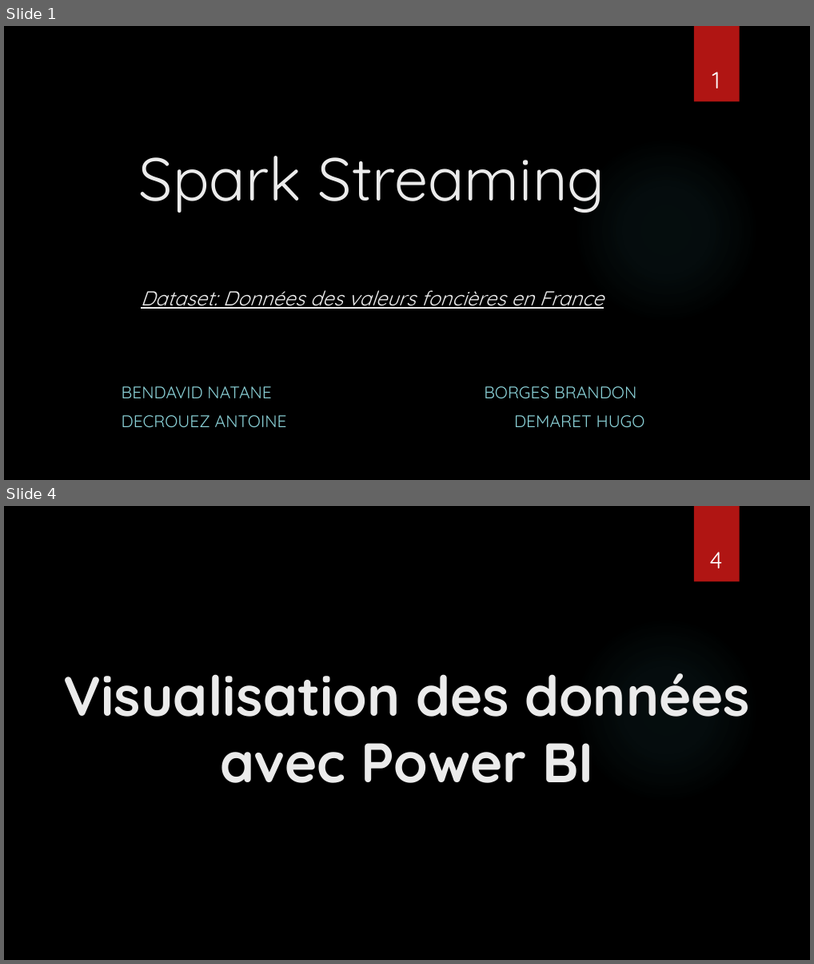
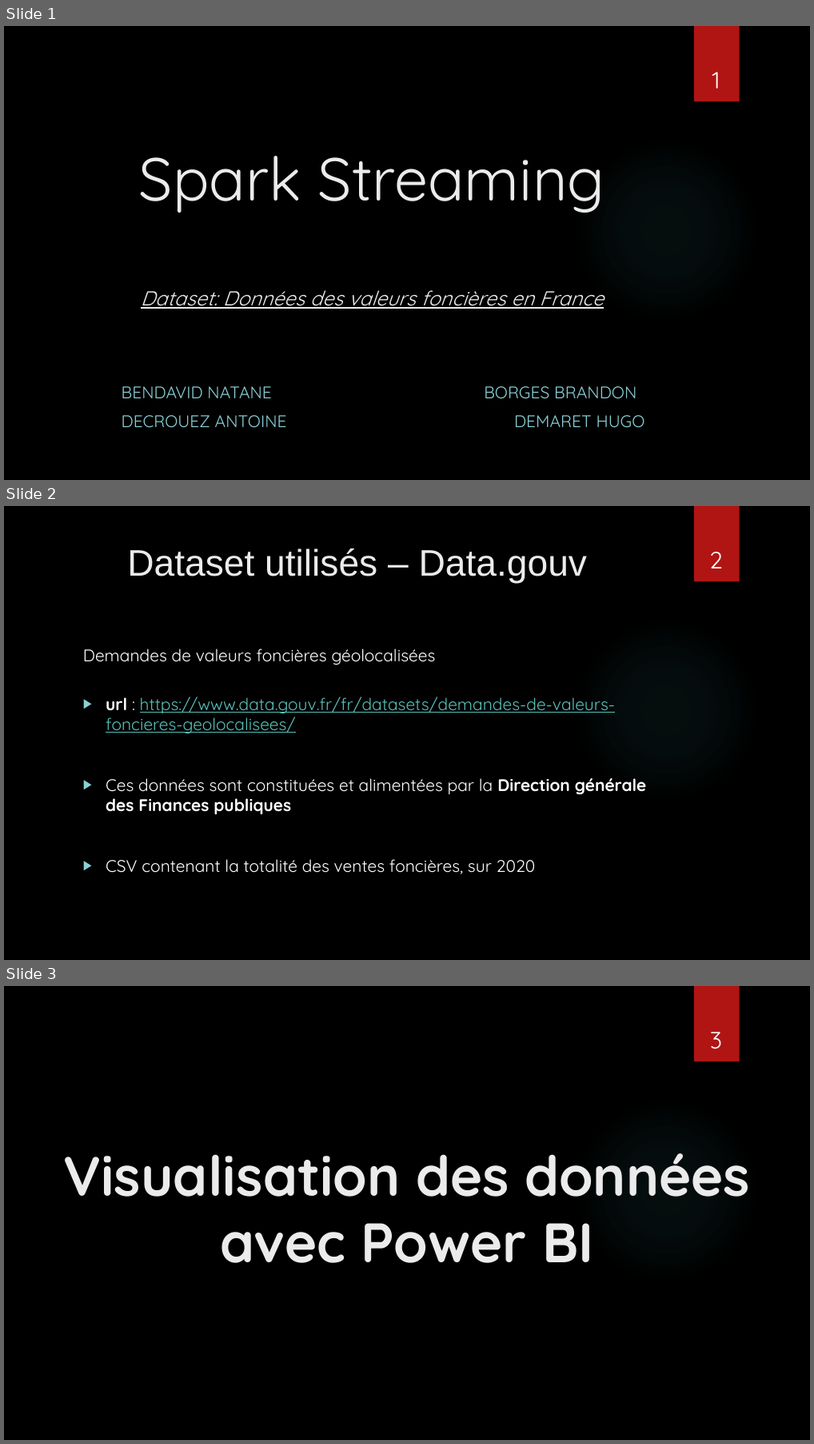
Before and after one commit to natane07/Spark-Streaming-immo, a slide deck: Spark Streaming.pptx. Shown one above the other, each under a label of ours: slides 1 and 4 before the commit, slides 1, 2 and 3 after it; the slides between them are not shown. The pictures are 814x964 and 814x1444 pixels, drawn with LibreOffice and Linux fonts; fonts in the diff are those of the drawing; background and template pictures are left out. Boxes give left, top, right and bottom in pixels: in the first picture for what was removed or moved away, otherwise in the second. Text is boxed around its words. In the diff, an @@ line names an element or a change of style, - is before the commit and + after.

```diff
--- a/Spark Streaming.pptx
+++ b/Spark Streaming.pptx
@@ slide 2 added at (4, 506, 810, 960), background picture (left out); not listed: 2 template elements that a slide beside it also shows @@
@@ title added at (127, 548, 587, 584), 44 pt, text #EBEBEB @@
+Dataset utilisés – Data.gouv
@@ page number added at (710, 552, 723, 568), 28 pt, text #FFFFFF @@
+2
@@ text added at (83, 648, 646, 874), 20 pt, text #FFFFFF @@
+Demandes de valeurs foncières géolocalisées
+▶ url : https://www.data.gouv.fr/fr/datasets/demandes-de-valeurs-foncieres-geolocalisees/
+▶ Ces données sont constituées et alimentées par la Direction générale des Finances publiques
+▶ CSV contenant la totalité des ventes foncières, sur 2020
@@ what was slide 4 is now slide 3 @@
@@ page number at (710, 1032, 722, 1049): text changed @@
-4
+3
```
Also in this commit, not shown: 1 slide changed, 1 other slide added.
